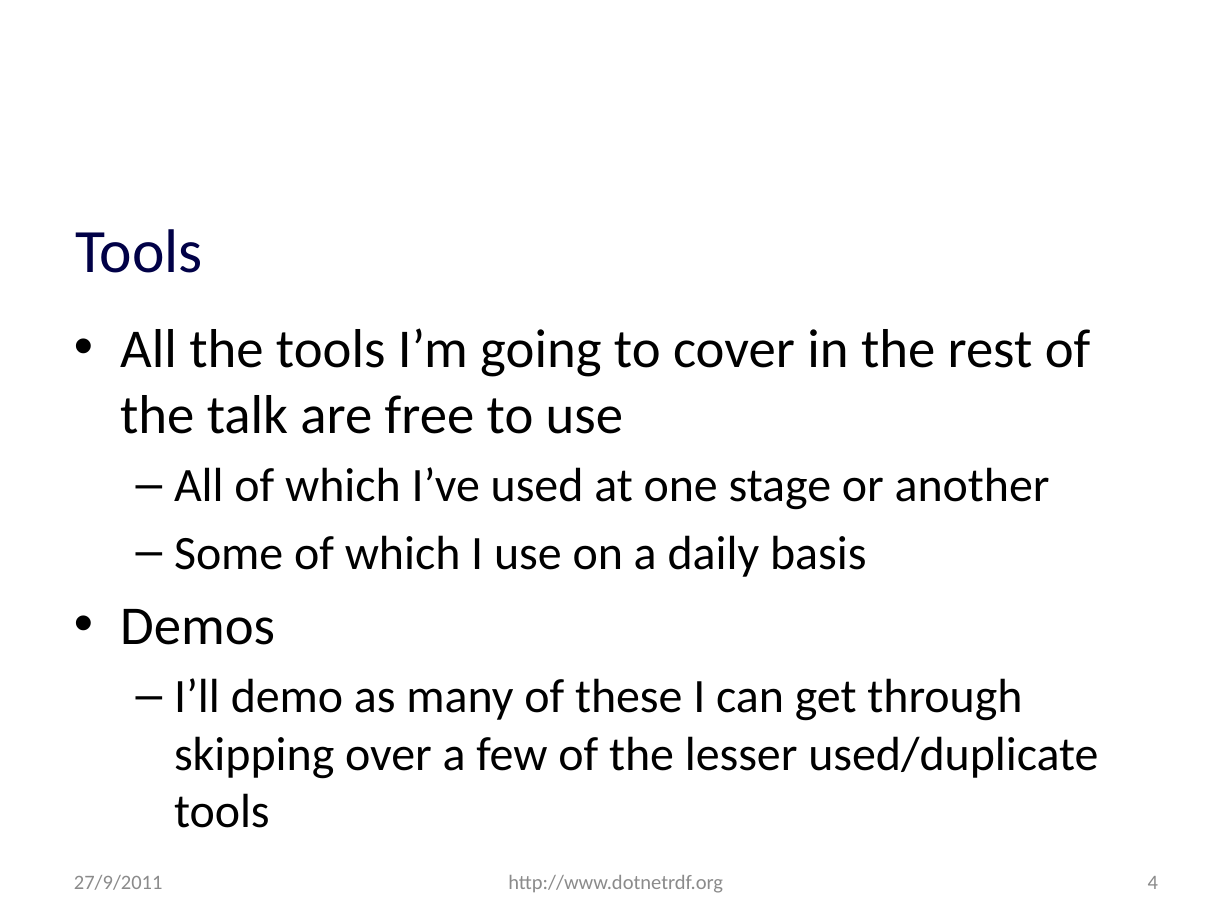
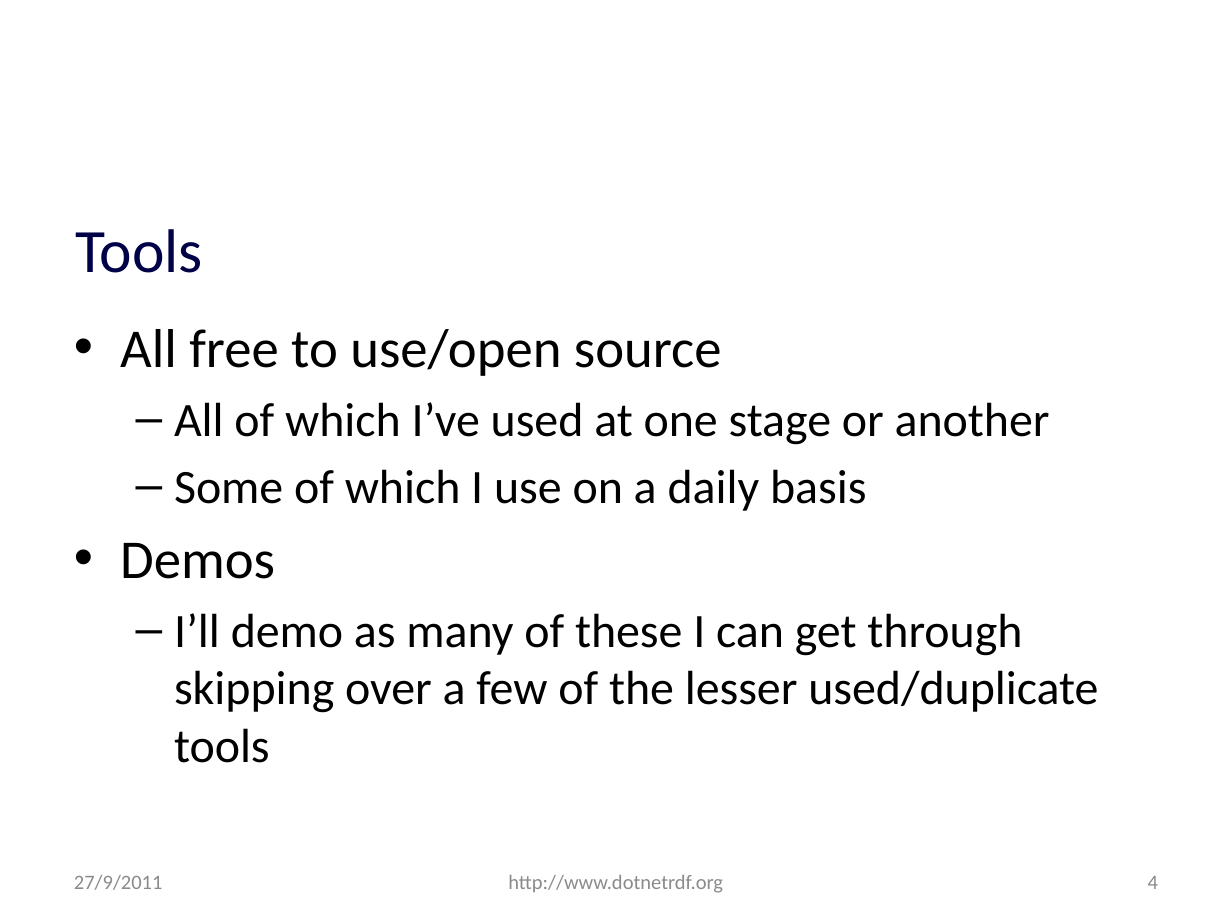
Before and after one commit to JohnGoldsmith/dotnetrdf-wiki, a slide deck: slide 4 of Slides/London SemWeb Meetup Talk Sept 2011.pptx. Drawn at 1232x924 pixels with LibreOffice and Linux fonts; fonts in the diff are those of the drawing; background and template pictures are left out. Boxes give left, top, right and bottom in pixels: in the first picture for what was removed or moved away, otherwise in the second. Text is boxed around its words. In the diff, an @@ line names an element or a change of style, - is before the commit and + after.

```diff
--- a/Slides/London SemWeb Meetup Talk Sept 2011.pptx
+++ b/Slides/London SemWeb Meetup Talk Sept 2011.pptx
@@ text at [120, 329, 722, 376]: text changed @@
-• All the tools I’m going to cover in the rest of the talk are free to use
+• All free to use/open source
```
Also in this commit, not shown: 5 other slides changed, 1 slide removed.
